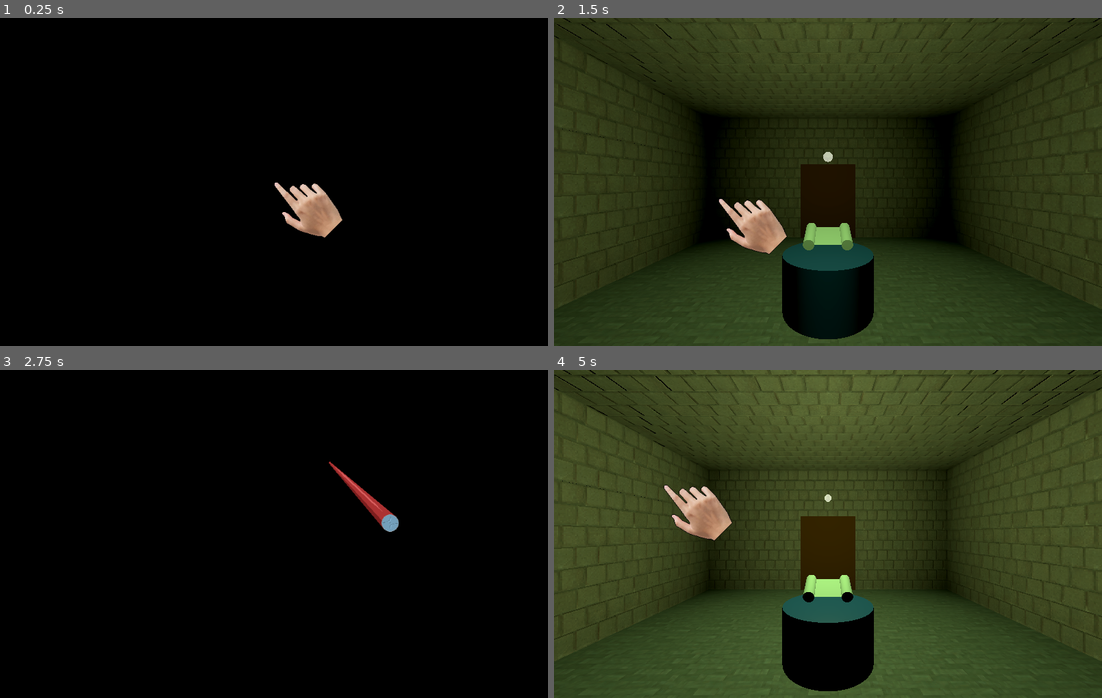
Above: before the commit, frames 1-4 (two rows, left to right).
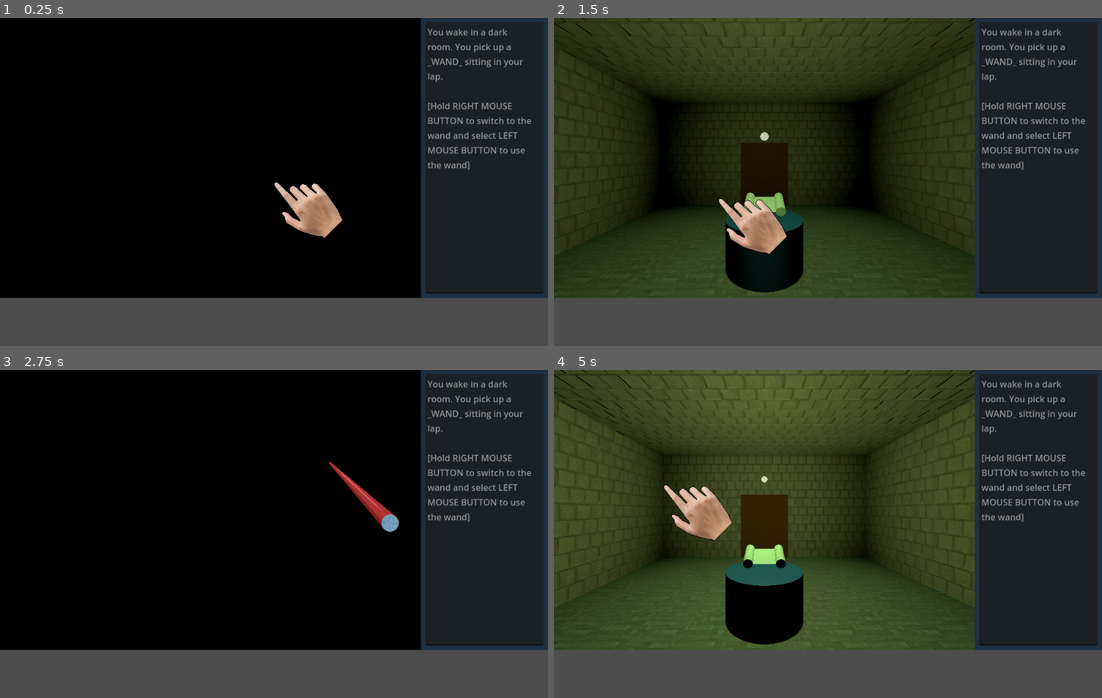
Above: after the commit, the same moments.

Repository: Wake1st/symbols-and-sorcery
Game: Godot game, scene res://main.tscn
Two runs of this game, one before a commit and one after it. Both use one fixed random seed, a clock stepped at 60 frames per second and the inputs below. Before the commit the project starts from res://rooms/light_room.tscn.
Inputs (mouse positions are in pixels of both pictures, inside the frame that each line leads up to):
- Up to frame 1 (0.25 s): no input
- Up to frame 2 (1.5 s): tap Enter at 0.5 s; move the mouse to (948, 165) at 0.52 s; hold Right mouse button (use_wand) 0.53-1.28 s; click (948, 165) at 0.67 s; move the mouse to (718, 198) at 1.27 s; right-click (718, 198) at 1.35 s; click (718, 198) at 1.42 s
- Up to frame 3 (2.75 s): tap Space at 2 s; move the mouse to (328, 461) at 2.02 s; hold Right mouse button (use_wand) from 2.03 s (still down); click (328, 461) at 2.17 s
- Up to frame 4 (5 s): tap Enter at 2.75 s; move the mouse to (800, 599) at 2.77 s; release Right mouse button (use_wand) at 2.78 s; right-click (800, 599) at 2.85 s; click (800, 599) at 2.92 s; tap Space at 3.5 s; move the mouse to (992, 583) at 3.52 s; hold Right mouse button (use_wand) 3.53-4.28 s; click (992, 583) at 3.67 s; move the mouse to (663, 484) at 4.27 s; right-click (663, 484) at 4.35 s; click (663, 484) at 4.42 s

The runs differ from the first frame. In frame 1, 35% of the frame differs, in the area x 0-100%, y 0-100%; in frame 2, 44%; in frame 3, 35%; in frame 4, 54%.

Commit message:
viewports init

Diff:
--- a/cursor.gd
+++ b/cursor.gd
@@ -2,10 +2,6 @@
 
 const WAND_CURSOR = preload("res://assets/wand_cursor.png")
 const HAND_CURSOR = preload("res://assets/hand_cursor.png")
-
-
-func _ready():
-	Input.set_mouse_mode(Input.MOUSE_MODE_HIDDEN)
 
 
 func _process(_delta):
--- /dev/null
+++ b/main.gd
@@ -0,0 +1,9 @@
+extends Node
+
+
+func _on_game_viewport_container_mouse_entered():
+	Input.set_mouse_mode(Input.MOUSE_MODE_HIDDEN)
+
+
+func _on_game_viewport_container_mouse_exited():
+	Input.set_mouse_mode(Input.MOUSE_MODE_VISIBLE)
--- /dev/null
+++ b/main.tscn
@@ -0,0 +1,46 @@
+[gd_scene load_steps=4 format=3 uid="uid://by5yskdawpn07"]
+
+[ext_resource type="PackedScene" uid="uid://bd2osptl071da" path="res://rooms/light_room.tscn" id="1_epywk"]
+[ext_resource type="Script" path="res://main.gd" id="1_gpnvk"]
+[ext_resource type="PackedScene" uid="uid://bqyqmq468rc8f" path="res://ui/descriptions.tscn" id="1_lepkb"]
+
+[node name="Main" type="Node"]
+script = ExtResource("1_gpnvk")
+
+[node name="GameViewportContainer" type="SubViewportContainer" parent="."]
+anchors_preset = 15
+anchor_right = 1.0
+anchor_bottom = 1.0
+offset_right = -232.0
+offset_bottom = -88.0
+grow_horizontal = 2
+grow_vertical = 2
+stretch = true
+
+[node name="GameViewport" type="SubViewport" parent="GameViewportContainer"]
+handle_input_locally = false
+size = Vector2i(768, 512)
+render_target_update_mode = 4
+
+[node name="LightRoom" parent="GameViewportContainer/GameViewport" instance=ExtResource("1_epywk")]
+
+[node name="TextViewportContainer" type="SubViewportContainer" parent="."]
+anchors_preset = 15
+anchor_right = 1.0
+anchor_bottom = 1.0
+offset_left = 768.0
+offset_bottom = -88.0
+grow_horizontal = 2
+grow_vertical = 2
+
+[node name="TextViewport" type="SubViewport" parent="TextViewportContainer"]
+handle_input_locally = false
+size = Vector2i(232, 512)
+render_target_update_mode = 4
+
+[node name="Descriptions" parent="TextViewportContainer/TextViewport" instance=ExtResource("1_lepkb")]
+mouse_filter = 2
+mouse_default_cursor_shape = 2
+
+[connection signal="mouse_entered" from="GameViewportContainer" to="." method="_on_game_viewport_container_mouse_entered"]
+[connection signal="mouse_exited" from="GameViewportContainer" to="." method="_on_game_viewport_container_mouse_exited"]
--- a/pickup_item.tscn
+++ b/pickup_item.tscn
@@ -17,7 +17,7 @@
 
 [node name="Follower" type="PathFollow3D" parent="Path"]
 unique_name_in_owner = true
-transform = Transform3D(1, 0, 0, 0, 0.187112, -0.982338, 0, 0.982338, 0.187112, 0, 0.8, 0)
+transform = Transform3D(1, 0, 0, 0, 0.124035, -0.992277, 0, 0.992277, 0.124035, 0, 0.8, 0)
 
 [node name="Timer" type="Timer" parent="."]
 unique_name_in_owner = true
--- a/project.godot
+++ b/project.godot
@@ -11,7 +11,7 @@
 [application]
 
 config/name="symbols-and-sorcery"
-run/main_scene="res://rooms/light_room.tscn"
+run/main_scene="res://main.tscn"
 config/features=PackedStringArray("4.2", "Forward Plus")
 config/icon="res://assets/icon.svg"
 
@@ -30,7 +30,8 @@
 "res://rune_crafter/": "purple",
 "res://runes/": "yellow",
 "res://scroll/": "purple",
-"res://tilesets/": "teal"
+"res://tilesets/": "teal",
+"res://ui/": "purple"
 }
 
 [input]
--- a/scroll/scroll.gd
+++ b/scroll/scroll.gd
@@ -9,6 +9,10 @@
 	mouse_over = true
 
 
+func _on_mouse_exited():
+	mouse_over = false
+
+
 func _physics_process(_delta):
 	if mouse_over && Input.is_mouse_button_pressed(MOUSE_BUTTON_LEFT):
 		selected.emit()
--- a/scroll/scroll.tscn
+++ b/scroll/scroll.tscn
@@ -34,3 +34,4 @@
 shape = SubResource("BoxShape3D_r6aia")
 
 [connection signal="mouse_entered" from="." to="." method="_on_mouse_entered"]
+[connection signal="mouse_exited" from="." to="." method="_on_mouse_exited"]
--- /dev/null
+++ b/ui/descriptions.tscn
@@ -0,0 +1,47 @@
+[gd_scene format=3 uid="uid://bqyqmq468rc8f"]
+
+[node name="Descriptions" type="Control"]
+layout_mode = 3
+anchors_preset = 15
+anchor_right = 1.0
+anchor_bottom = 1.0
+grow_horizontal = 2
+grow_vertical = 2
+
+[node name="ColorRect" type="ColorRect" parent="."]
+layout_mode = 1
+anchors_preset = 9
+anchor_bottom = 1.0
+offset_right = 232.0
+grow_vertical = 2
+mouse_default_cursor_shape = 2
+color = Color(0.117647, 0.188235, 0.25098, 1)
+
+[node name="MarginContainer" type="MarginContainer" parent="ColorRect"]
+layout_mode = 1
+anchors_preset = 15
+anchor_right = 1.0
+anchor_bottom = 1.0
+grow_horizontal = 2
+grow_vertical = 2
+theme_override_constants/margin_left = 8
+theme_override_constants/margin_top = 8
+theme_override_constants/margin_right = 8
+theme_override_constants/margin_bottom = 8
+
+[node name="CodeEdit" type="TextEdit" parent="ColorRect/MarginContainer"]
+layout_mode = 2
+mouse_default_cursor_shape = 2
+placeholder_text = "You wake in a dark room. You pick up a _WAND_ sitting in your lap.
+
+[Hold RIGHT MOUSE BUTTON to switch to the wand and select LEFT MOUSE BUTTON to use the wand]"
+editable = false
+context_menu_enabled = false
+shortcut_keys_enabled = false
+selecting_enabled = false
+deselect_on_focus_loss_enabled = false
+drag_and_drop_selection_enabled = false
+virtual_keyboard_enabled = false
+middle_mouse_paste_enabled = false
+wrap_mode = 1
+autowrap_mode = 2
Not shown: 6 places in tilesets/dungeon_tileset.tres that only renumber resources
